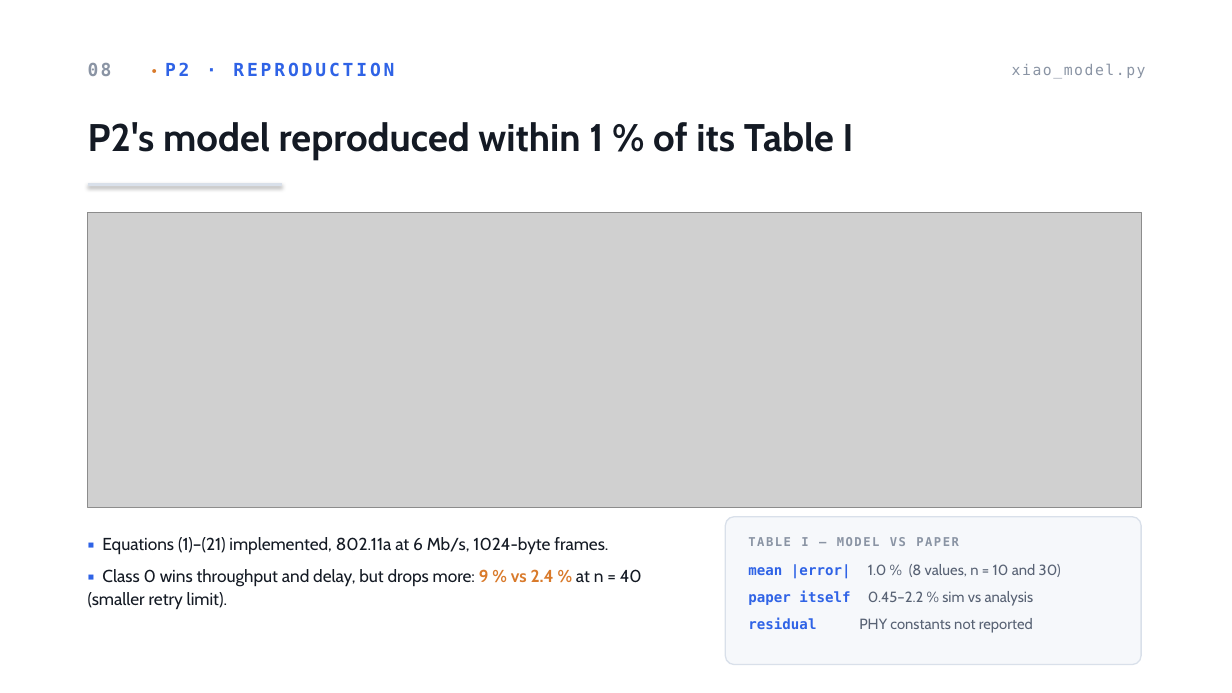
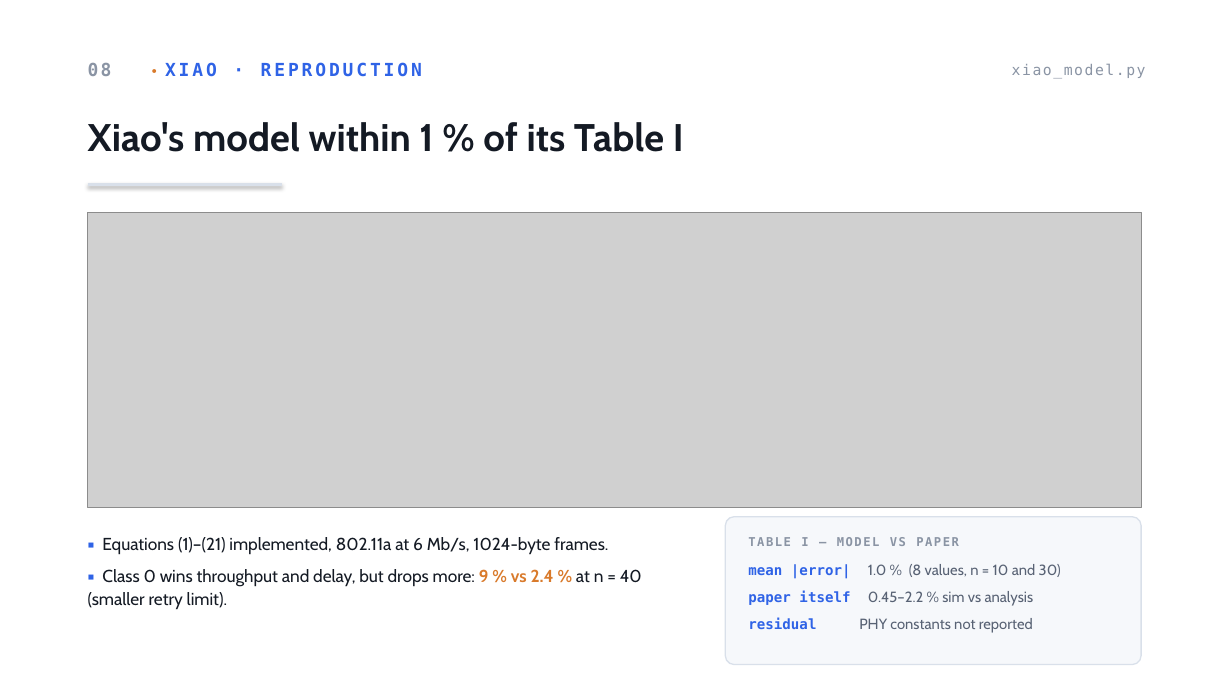
Before and after one commit to AhmadRifqi86/MWN-2026-M11402804-Rifqi, a slide deck: slide 9 of assets/ppt/a3-M11402804-AhmadRifqi.pptx. Drawn at 1232x693 pixels with LibreOffice and Linux fonts; fonts in the diff are those of the drawing; grey boxes stand for pictures. Boxes give left, top, right and bottom in pixels: in the first picture for what was removed or moved away, otherwise in the second. Text is boxed around its words. In the diff, an @@ line names an element or a change of style, - is before the commit and + after.

```diff
--- a/assets/ppt/a3-M11402804-AhmadRifqi.pptx
+++ b/assets/ppt/a3-M11402804-AhmadRifqi.pptx
@@ text at (88, 62, 422, 77): text changed @@
-08 • P2 · REPRODUCTION
+08 • XIAO · REPRODUCTION
@@ text at (88, 122, 684, 152): text changed @@
-P2's model reproduced within 1 % of its Table I
+Xiao's model within 1 % of its Table I
```
Also in this commit, not shown: 10 other slides changed, 1 other file.
